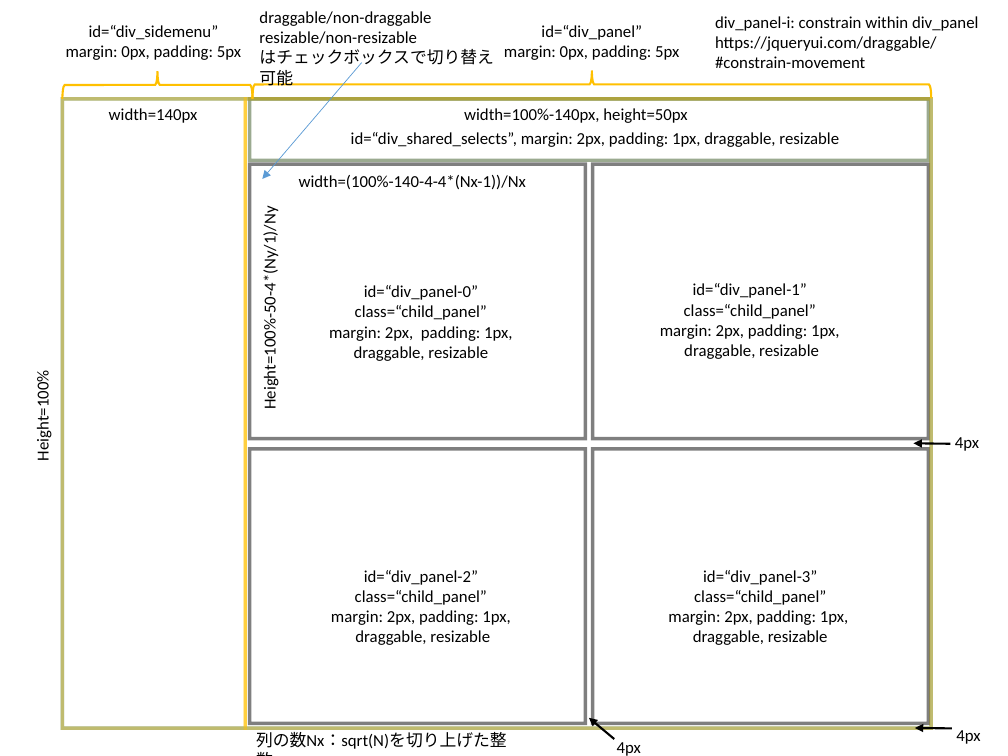
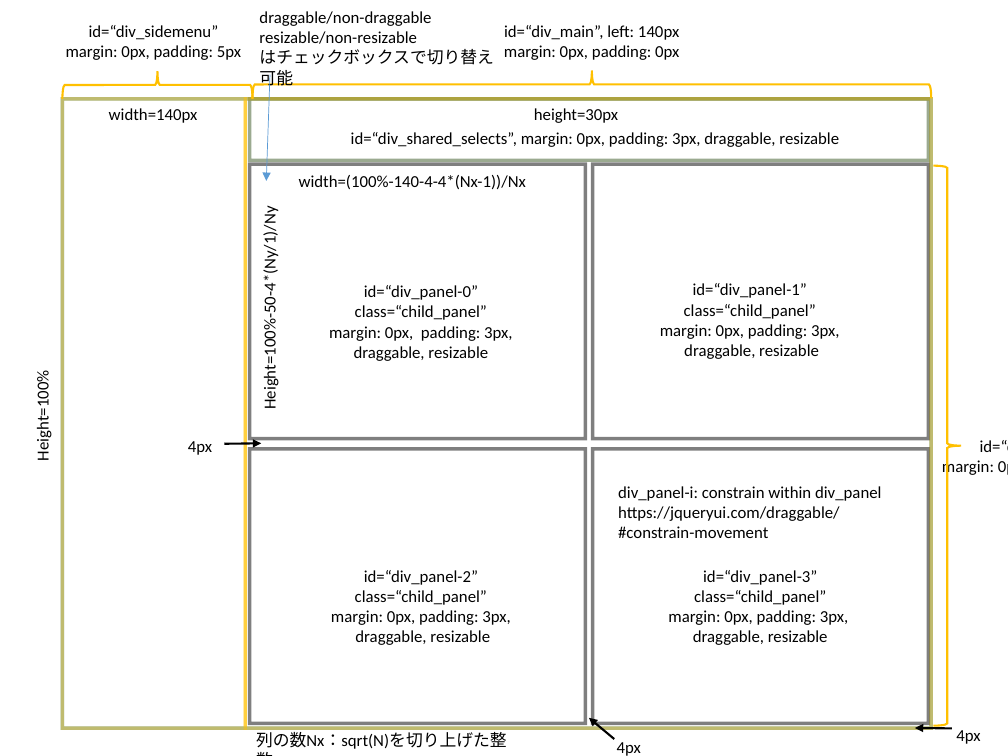
Before and after one commit to kodamail/imgtree, a slide deck: slide 1 of disp.pptx. Drawn at 1008x756 pixels with LibreOffice and Linux fonts; fonts in the diff are those of the drawing. Boxes give left, top, right and bottom in pixels: in the first picture for what was removed or moved away, otherwise in the second. Text is boxed around its words. In the diff, an @@ line names an element or a change of style, - is before the commit and + after.

```diff
--- a/disp.pptx
+++ b/disp.pptx
@@ text at (x1=504, y1=25, x2=679, y2=60): text changed @@
-id=“div_panel”
-margin: 0px, padding: 5px
+id=“div_main”, left: 140px
+margin: 0px, padding: 0px
@@ arrow moved from (362, 62) - (262, 179) to (270, 75) - (266, 180) @@
@@ text at (x1=534, y1=108, x2=618, y2=123): text changed @@
-width=100%-140px, height=50px
+height=30px
@@ text at (x1=351, y1=132, x2=839, y2=147): text changed @@
-id=“div_shared_selects”, margin: 2px, padding: 1px, draggable, resizable
+id=“div_shared_selects”, margin: 0px, padding: 3px, draggable, resizable
@@ left brace added at (x1=933, y1=165, x2=962, y2=726), outline #FFC000 1.5 pt @@
@@ text "div_panel-i: constrain within div_panel" rewrapped from (x1=715, y1=16, x2=978, y2=68) to (x1=618, y1=283, x2=881, y2=538) @@
@@ text added at (x1=660, y1=283, x2=816, y2=339), 12 pt, text #000000 @@
+id=“div_panel”
+margin: 0px, padding: 5px
@@ text at (x1=329, y1=326, x2=512, y2=341): text changed @@
-margin: 2px, padding: 1px,
+margin: 0px, padding: 3px,
@@ text "4px" moved from (x1=955, y1=437, x2=979, y2=451) to (x1=188, y1=441, x2=212, y2=455) @@
@@ arrow moved from (951, 444) - (913, 444) to (224, 444) - (261, 444) @@
@@ text at (x1=331, y1=610, x2=510, y2=625): text changed @@
-margin: 2px, padding: 1px,
+margin: 0px, padding: 3px,
@@ text at (x1=668, y1=610, x2=848, y2=625): text changed @@
-margin: 2px, padding: 1px,
+margin: 0px, padding: 3px,
@@ text at (x1=668, y1=610, x2=848, y2=625): text changed @@
-margin: 2px, padding: 1px,
+margin: 0px, padding: 3px,
```
Also in this commit, not shown: 3 other files.
